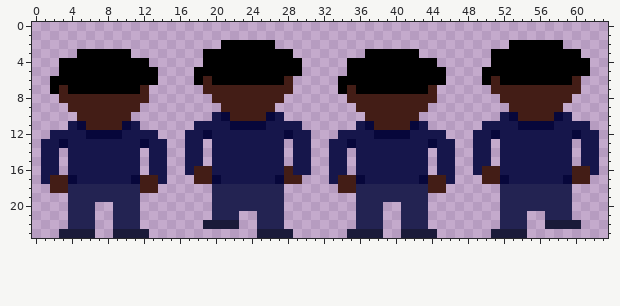
Two states of a pixel-art sprite, Images/LeGardienUp.png. The picture above is the old version.
The file is 64x24 pixels.
After:
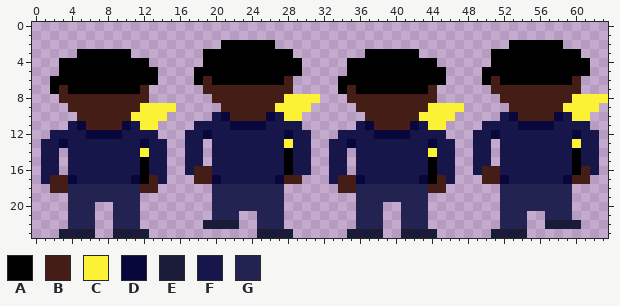
Palette (. is transparent): A #000000  B #431d16  C #fbf236  D #07073b  E #1a1a39  F #16164b  G #232352
The edit:
y 8: x 28..31 .... -> CCCC; x 60..63 .... -> CCCC
y 9: x 12..15 .... -> CCCC; x 27..30 .... -> CCCC; x 44..47 .... -> CCCC; x 59..62 .... -> CCCC
y 10: x 11..14 .... -> CCCC; x 28..29 .. -> CC; x 43..46 .... -> CCCC; x 60..61 .. -> CC
y 11: x 12..13 .. -> CC; x 44..45 .. -> CC
y 13: x 28 . -> C; x 60 . -> C
y 14: x 12 . -> C; x 28 . -> A; x 44 . -> C; x 60 . -> A
y 15: x 12 . -> A; x 28 . -> A; x 44 . -> A; x 60 . -> A
y 16: x 12 . -> A; x 28 B -> A; x 44 . -> A; x 60 B -> A
y 17: x 12 B -> A; x 44 B -> A
Boxes around the changes in both pictures, in picture pixels (x1, y1, x2, y2):
changed: (275, 94, 320, 175)
changed: (563, 94, 608, 175)
changed: (131, 103, 176, 184)
changed: (419, 103, 464, 184)
